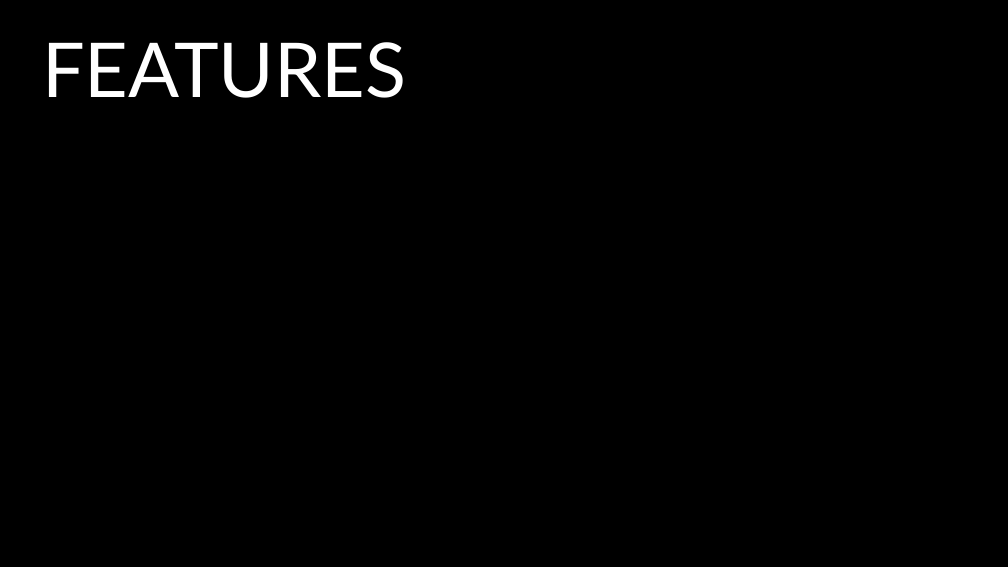
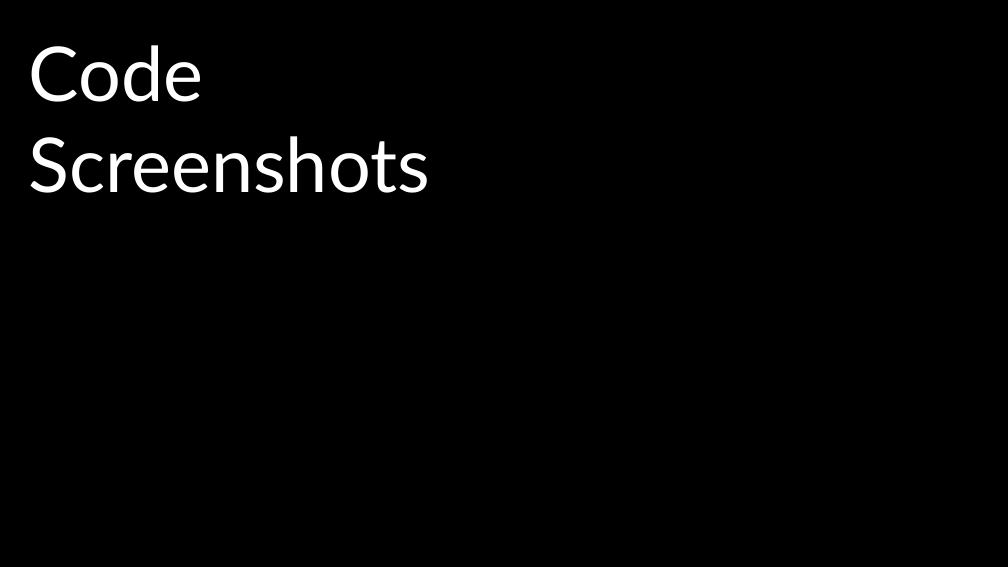
Before and after one commit to JSumlin/Web-Project-1, a slide deck: slide 21 of CSS Project 1.pptx (slide 16 before the commit). Drawn at 1008x567 pixels with LibreOffice and Linux fonts; fonts in the diff are those of the drawing. Boxes give left, top, right and bottom in pixels: in the first picture for what was removed or moved away, otherwise in the second. Text is boxed around its words. In the diff, an @@ line names an element or a change of style, - is before the commit and + after.

```diff
--- a/CSS Project 1.pptx
+++ b/CSS Project 1.pptx
@@ text added at <box>28,45,430,193</box>, 72 pt, text #FFFFFF @@
+Code Screenshots
@@ text removed at <box>42,42,406,98</box> @@
-FEATURES
@@ text added at <box>344,183,576,193</box>, 48 pt, text #000000 @@
+LINKEDIN
```
Also in this commit, not shown: 3 other slides changed, 11 slides added, 2 slides removed.
